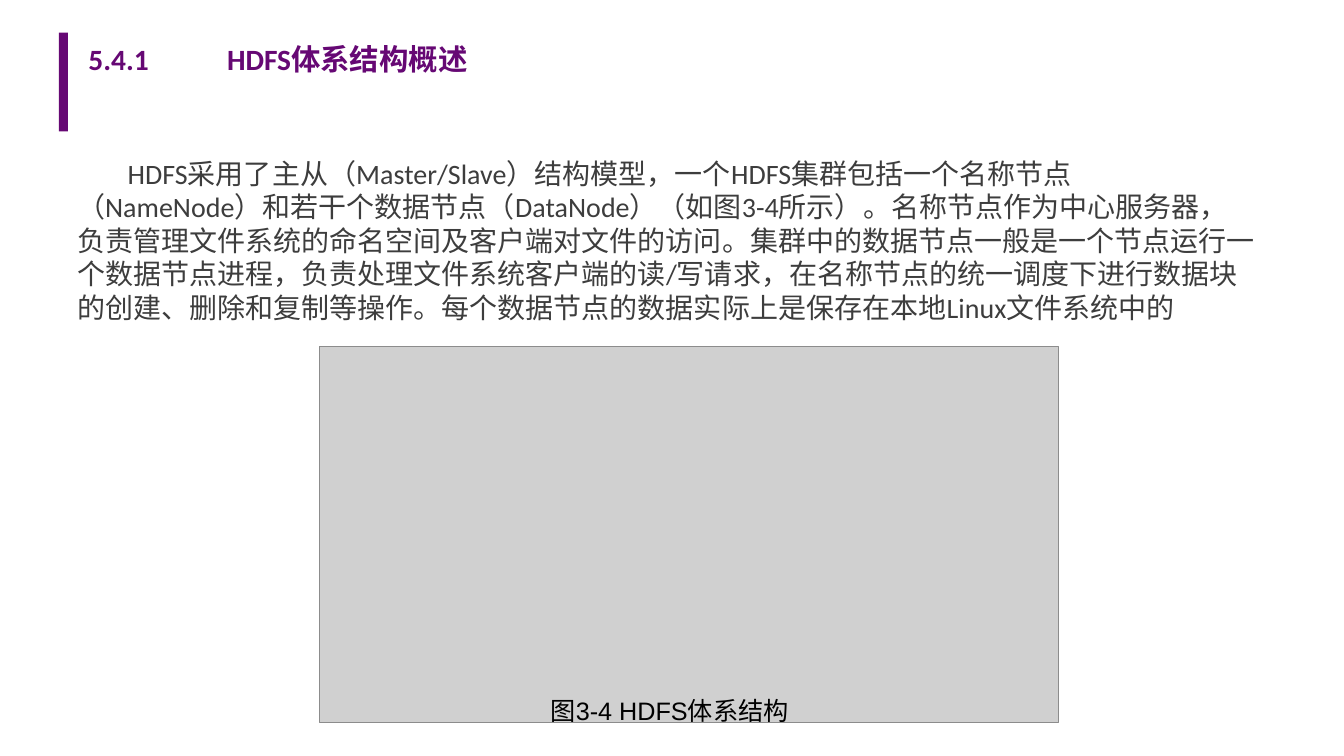
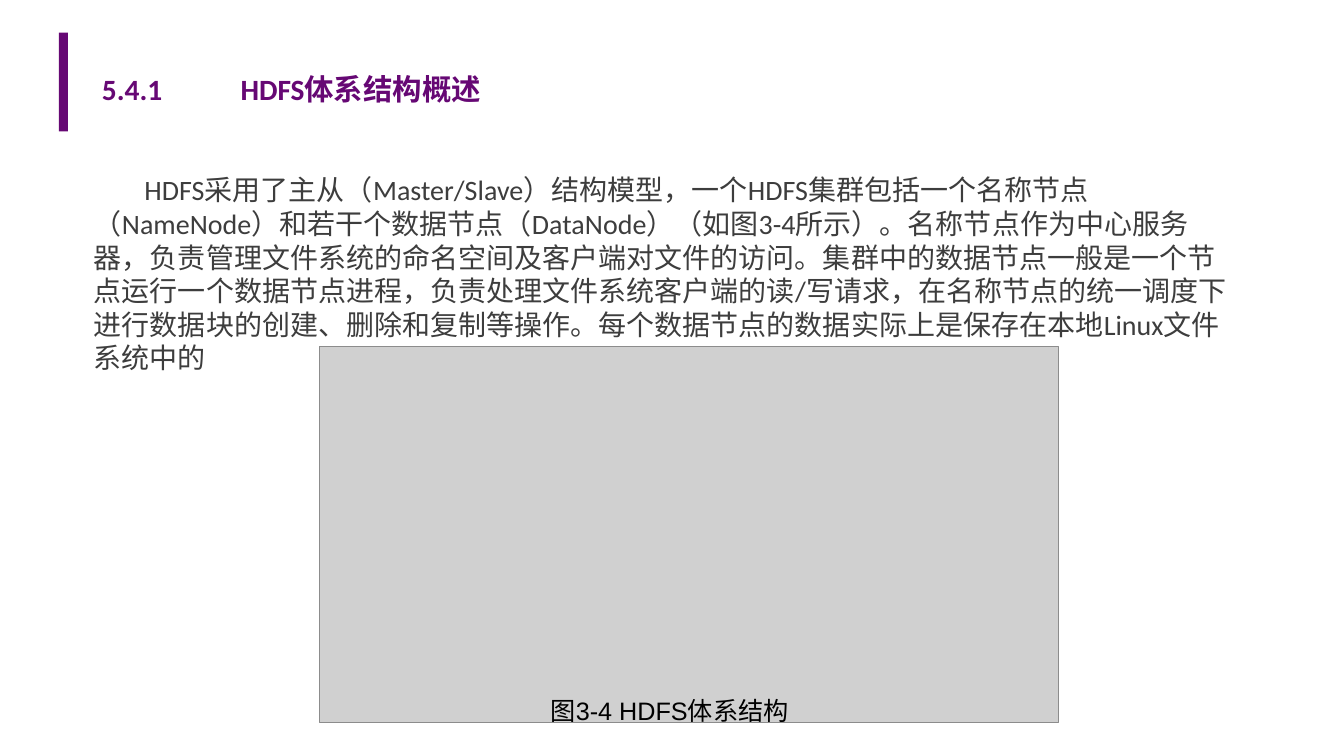
Before and after one commit to ginger0106/IB00030-clould-computing-sztu, a slide deck: slide 16 of 05-云计算技术-分布式文件系统-(2022).ppt. Drawn at 1344x756 pixels with LibreOffice and Linux fonts; fonts in the diff are those of the drawing; grey boxes stand for pictures; background and template pictures are left out. Boxes give left, top, right and bottom in pixels: in the first picture for what was removed or moved away, otherwise in the second. Text is boxed around its words. In the diff, an @@ line names an element or a change of style, - is before the commit and + after.

```diff
--- a/05-云计算技术-分布式文件系统-(2022).ppt
+++ b/05-云计算技术-分布式文件系统-(2022).ppt
@@ title "5.4.1 HDFS体系结构概述" moved from (x1=88, y1=46, x2=467, y2=73) to (x1=102, y1=75, x2=481, y2=103) @@
@@ text "HDFS采用了主从（Master/Slave）结构模型，一个HDFS集群包括一个名称节点（NameNode）和若干个数据 ..." rewrapped from (x1=77, y1=160, x2=1255, y2=321) to (x1=94, y1=177, x2=1227, y2=338) @@
```
Also in this commit, not shown: 68 other slides changed, 1 other file.
